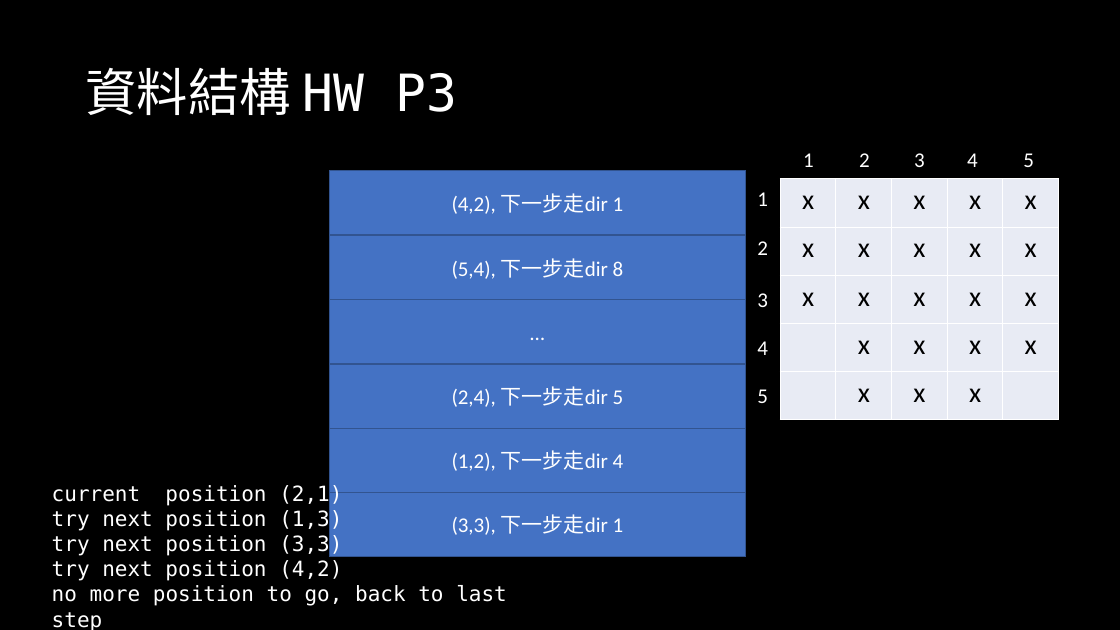
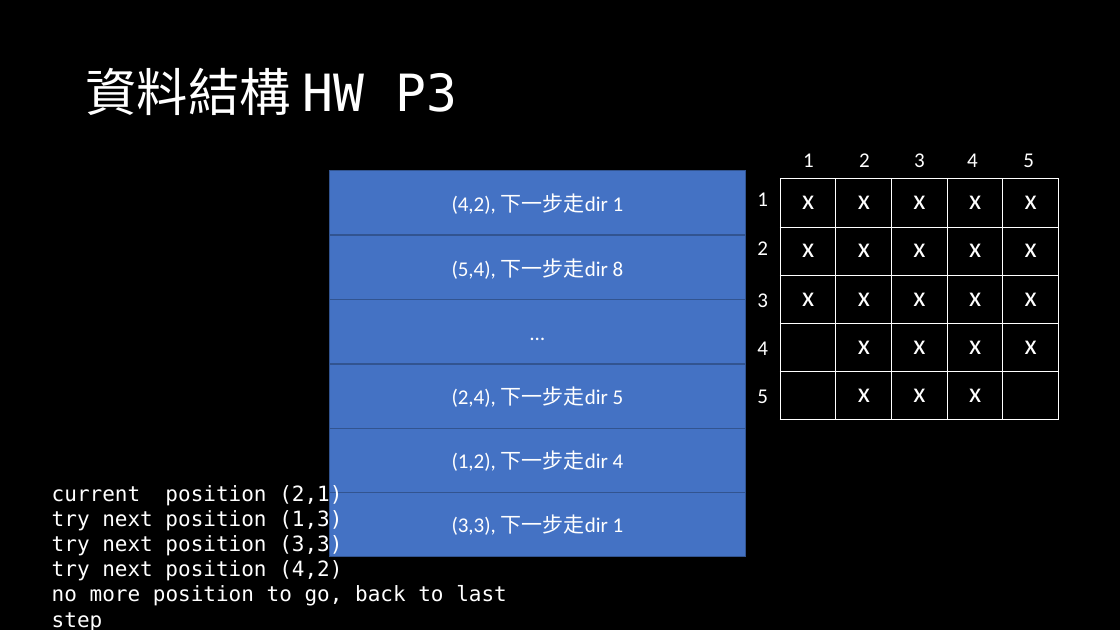
Before and after one commit to OEmiliatanO/those_c_prog_didnt_teach, a slide deck: slide 48 of Ch3/Ch3-data structure.pptx (slide 45 before the commit). Drawn at 1120x630 pixels with LibreOffice and Linux fonts; fonts in the diff are those of the drawing. Boxes give left, top, right and bottom in pixels: in the first picture for what was removed or moved away, otherwise in the second. Text is boxed around its words. In the diff, an @@ line names an element or a change of style, - is before the commit and + after.

```diff
--- a/Ch3/Ch3-data structure.pptx
+++ b/Ch3/Ch3-data structure.pptx
@@ table at (x1=781, y1=179, x2=1058, y2=420) @@
@@ fill #E9EBF5 to none in 22 cells @@
@@ text colour #000000 to #FFFFFF @@
```
Also in this commit, not shown: 8 other slides changed, 3 slides added.
